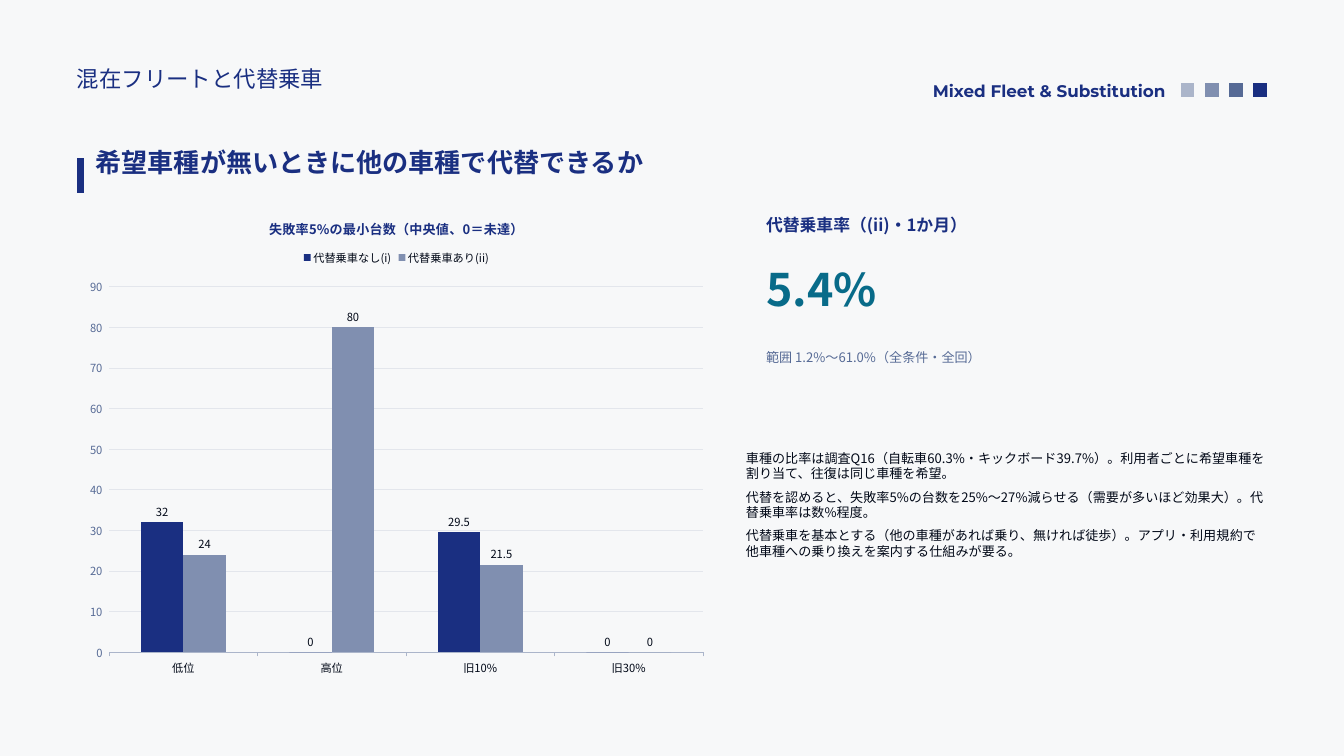
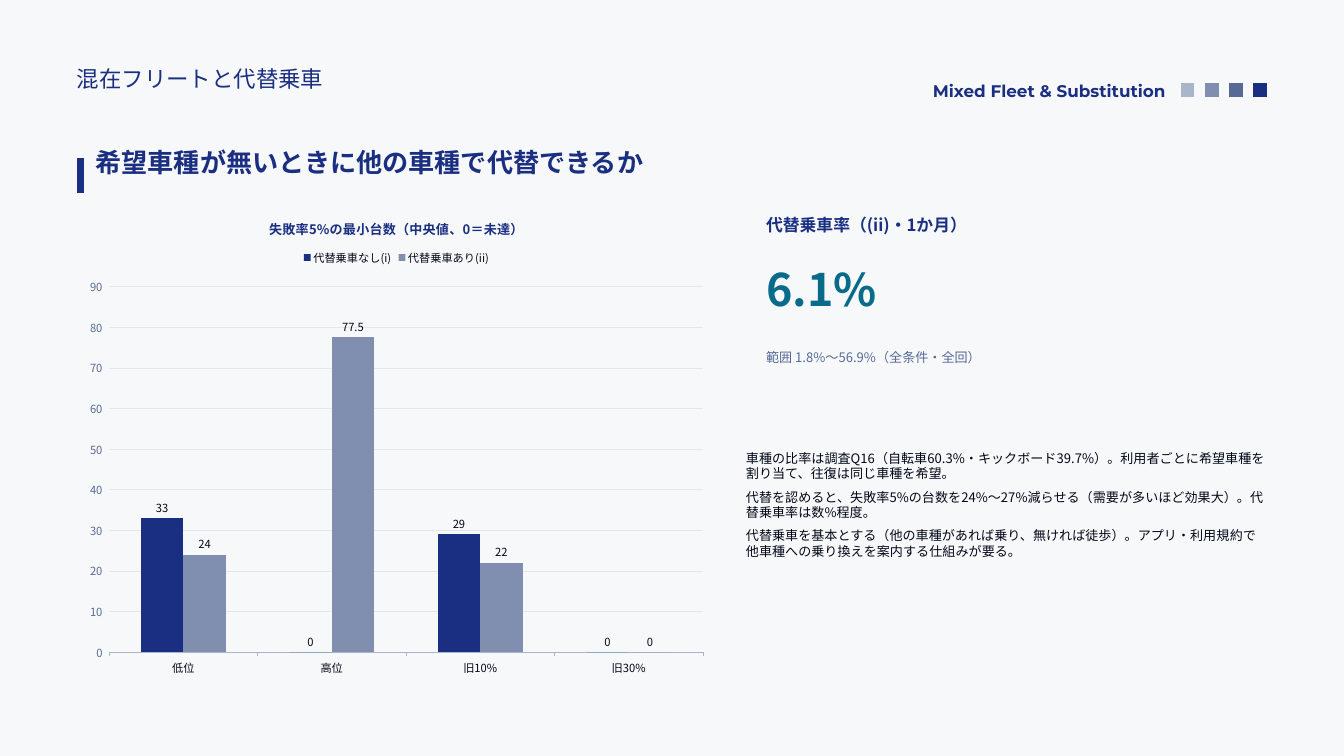
Before and after one commit to saigaeno-cmd/mikuri_sim, a slide deck: slide 9 of data/output/study/報告_モビリティシェア検討.pptx. Drawn at 1344x756 pixels with LibreOffice and Linux fonts; fonts in the diff are those of the drawing. Boxes give left, top, right and bottom in pixels: in the first picture for what was removed or moved away, otherwise in the second. Text is boxed around its words. In the diff, an @@ line names an element or a change of style, - is before the commit and + after.

```diff
--- a/data/output/study/報告_モビリティシェア検討.pptx
+++ b/data/output/study/報告_モビリティシェア検討.pptx
@@ column chart at box(77, 202, 716, 685) @@
@@ 代替乗車なし(i), 低位: 32 to 33 @@
@@ 代替乗車なし(i), 旧10%: 29.5 to 29 @@
@@ 代替乗車あり(ii), 高位: 80 to 77.5 @@
@@ 代替乗車あり(ii), 旧10%: 21.5 to 22 @@
@@ text at box(766, 272, 877, 307): text changed @@
-5.4%
+6.1%
@@ text at box(766, 351, 981, 363): text changed @@
-範囲 1.2%〜61.0%（全条件・全回）
+範囲 1.8%〜56.9%（全条件・全回）
@@ text at box(746, 491, 1263, 518): text changed @@
-代替を認めると、失敗率5%の台数を25%〜27%減らせる（需要が多いほど効果大）。代替乗車率は数%程度。
+代替を認めると、失敗率5%の台数を24%〜27%減らせる（需要が多いほど効果大）。代替乗車率は数%程度。
```
Also in this commit, not shown: 21 other slides changed, 2 slides added, 7 other files.
